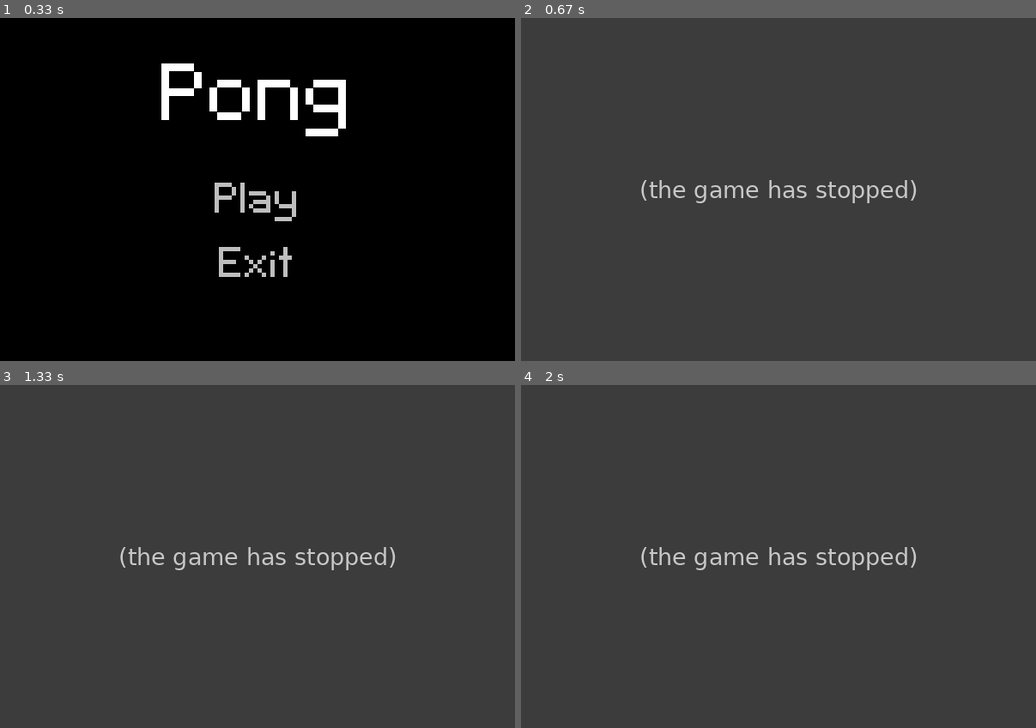
Above: before the commit, frames 1-4 (two rows, left to right).
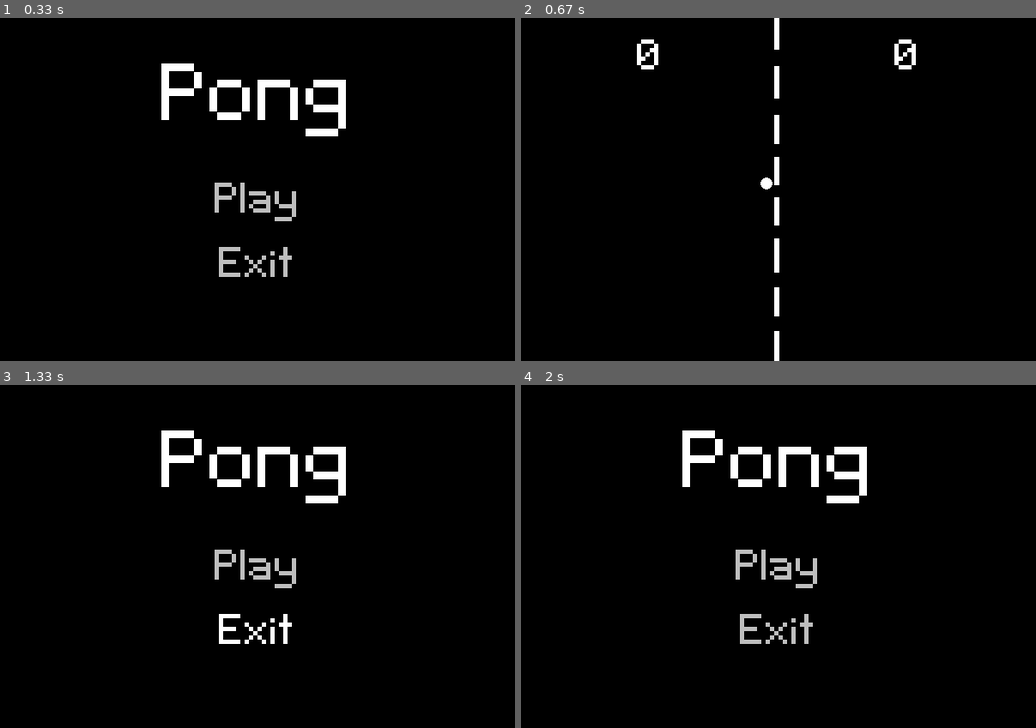
Above: after the commit, the same moments.

Repository: NedzadDonlagic04/pygame-pong
Game: pygame game, started from main.py
The game is run twice, just before and just after one commit, with the same random seed, the same clock (stepped at 60 frames per second) and the same inputs.
Inputs (mouse positions are in pixels of both pictures, inside the frame that each line leads up to):
- Up to frame 1 (0.33 s): no input
- Up to frame 2 (0.67 s): click (778, 189) at 0.38 s
- Up to frame 3 (1.33 s): hold Esc 0.67-1.13 s; move the mouse to (257, 577) at 0.7 s; click (257, 635) at 1.22 s
- Up to frame 4 (2 s): click (840, 587) at 1.72 s

Frame 1 is identical in both runs. In frame 2, 100% of the frame differs, in the area x 0-100%, y 0-100%; in frame 3, 100%; in frame 4, 100%.
Error before the commit: TypeError: Ball.update() missing 1 required positional argument: 'scores' (main.py line 74); the game stopped at 0.43 s (later frames are placeholders)

Commit message:
Implemented score tracking with states

Diff:
--- a/main.py
+++ b/main.py
@@ -6,6 +6,7 @@
     MAIN_MENU = 0
     GAME_ONGOING = 1
     PAUSE = 2
+    GAME_OVER = 3
 
     def __init__(self, width, height, title):
         pygame.init()
@@ -30,10 +31,16 @@
         self.continueText = Text(80, 'Continue', 'Gray', (width / 2, self.pauseText.rect.bottom + 50), True)
         self.mainMenuText = Text(80, 'Main Menu', 'Gray', (width / 2, self.continueText.rect.bottom + 70), True)
 
+        self.winner1Text = Text(150, 'Player 1', 'White', (self.WIDTH / 2, 100))
+        self.winner2Text = Text(150, 'Player 2', 'White', (self.WIDTH / 2, 100))
+        self.playAgainText = Text(80, 'Play Again', 'Gray', (width / 2, self.winner1Text.rect.bottom + 50), True)
+        self.mainMenuText = Text(80, 'Main Menu', 'Gray', (width / 2, self.playAgainText.rect.bottom + 70), True)
+
         self.mouse = MouseEvent()
 
         self.ball = Ball(width, height)
         self.border = pygame.sprite.GroupSingle( Border(width, height) )
+        self.scores = Scores(width, 80)
 
         self.onScreenText = pygame.sprite.Group(self.pongText, self.startText, self.exitText)
         self.state = self.MAIN_MENU
@@ -47,16 +54,18 @@
             for event in pygame.event.get():
                 if event.type == pygame.QUIT or self.mouse.text == 'Exit':
                     self.closeGame()
-                elif self.mouse.text == 'Play':
+                elif self.mouse.text == 'Play' or self.mouse.text == 'Play Again':
                     self.mouse.text = None
                     self.state = self.GAME_ONGOING
                     self.ball.setSpot()
+                    self.scores.scoreReset()
                 elif event.type == pygame.KEYDOWN:
                     if self.state == self.GAME_ONGOING and event.key == pygame.K_ESCAPE:
                         self.state = self.PAUSE
                         self.onScreenText = pygame.sprite.Group(self.pauseText, self.continueText, self.mainMenuText)
                 elif self.mouse.text == 'Main Menu':
                     self.state = self.MAIN_MENU
+                    self.mouse.text = None
                     self.onScreenText = pygame.sprite.Group(self.pongText, self.startText, self.exitText)
                 elif self.mouse.text == 'Continue':
                     self.state = self.GAME_ONGOING
@@ -64,16 +73,19 @@
 
             pygame.draw.rect(self.screen, 'Black', (0, 0, self.WIDTH, self.HEIGHT))
 
-            if self.state == self.MAIN_MENU:
-                self.onScreenText.update()
-                self.onScreenText.draw(self.screen)
-                self.mouse.detectClick(self.onScreenText)
-            elif self.state == self.GAME_ONGOING:
+            if self.state == self.GAME_ONGOING:
                 self.border.draw(self.screen)
-
-                self.ball.update()
-                self.ball.draw(self.screen)
-            elif self.state == self.PAUSE:
+                if self.scores.draw(self.screen, self.GAME_OVER) == self.GAME_OVER:
+                    playerScores = self.scores.getScores()
+                    if playerScores[0] == 3:
+                        self.onScreenText = pygame.sprite.Group(self.winner1Text, self.playAgainText, self.mainMenuText)
+                    else:
+                        self.onScreenText = pygame.sprite.Group(self.winner2Text, self.playAgainText, self.mainMenuText)
+                    self.state = self.GAME_OVER
+                else:
+                    self.ball.update(self.scores)
+                    self.ball.draw(self.screen)
+            else:
                 self.onScreenText.update()
                 self.onScreenText.draw(self.screen)
                 self.mouse.detectClick(self.onScreenText)
